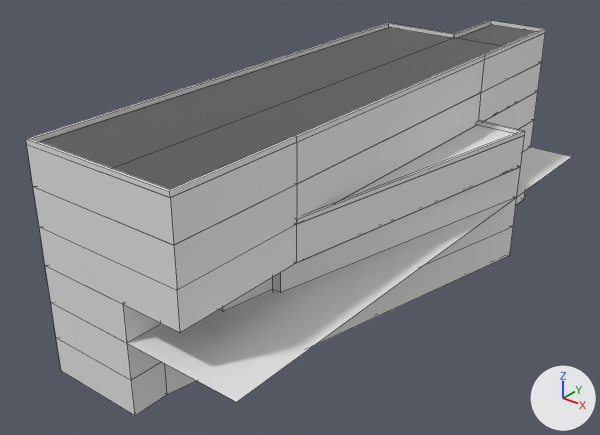
The FBX model Ecm/Assets/ECM/FBX/Batiments/batiment2.fbx, before and after one commit.
Camera for both pictures: a camera (50 mm lens) standing at (57.9, -161.2, 41.8) and looking at (4.9, -94.9, 0.7). The axes (+X, +Y, +Z) are drawn at lower right. The lights are the same throughout. Mesh edges are drawn as thin lines. Where no turn or scale is listed for an object, it has been applied to the vertices.

In view in the first picture: 'batiment2_level-1_wall', 'batiment2_level-2_wall', 'batiment2_level0_floor', 'batiment2_level0_wall', 'batiment2_level1_wall', 'batiment2_level2_floor', 'batiment2_level2_floor.002', 'batiment2_level2_wall', 'batiment2_level2_wall.001'.
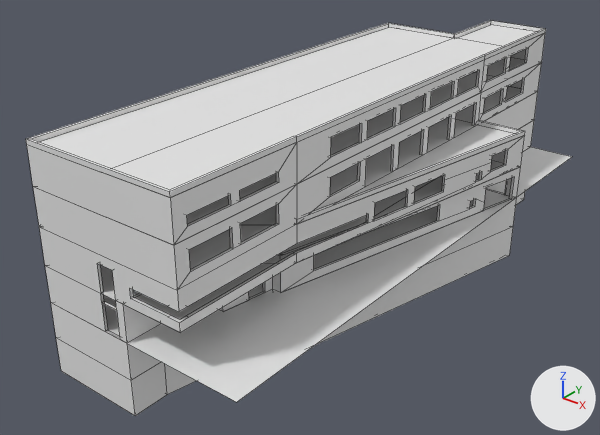
Edits to the bpy script that builds the scene:
```text
Change mat_toit:
    mat_toit.base_color: (0.102, 0.102, 0.102) -> (0.8, 0.8, 0.8)  # dark grey #5a5a5a -> white #e7e7e7
Change me_plane_121:
    used by ob_batiment2_level2_wall_001; location = (21.0, -56.0, 0.0)
    remove me_plane_121.from_pydata(...)  # 48 vertices, 48 faces; spans x -24.0..-6.0, y -67.0..0.0, z 12.0..16.5
    add me_plane_121.from_pydata(...)  # 172 vertices, 116 faces; spans x -24.0..-6.0, y -67.0..0.0, z 12.0..16.5
    me_plane_121 part 2
    8 faces are deleted
    124 vertices are added at x -24.0..-6.0, y -65.5..-5.0, z 13.0..15.0
    76 new faces join them
Change me_plane_120:
    used by ob_batiment2_level2_wall; location = (21.0, -56.0, 0.0)
    remove me_plane_120.from_pydata(...)  # 32 vertices, 32 faces; spans x -24.0..-6.0, y -67.0..0.0, z 8.0..12.0
    add me_plane_120.from_pydata(...)  # 171 vertices, 108 faces; spans x -24.0..-6.0, y -67.0..0.0, z 8.0..12.0
    me_plane_120 part 4: 75 vertices added at x -16.0..-6.0, y -47.0..-1.0, z 8.0..11.0
    me_plane_120 part 5: 16 vertices added at x -6.3..-6.0, y -65.5..-54.5, z 9.0..11.0
Change me_plane_118:
    used by ob_batiment2_level0_wall; location = (21.0, -56.0, 0.0)
    remove me_plane_118.from_pydata(...)  # 44 vertices, 44 faces; spans x -24.0..0.0, y -67.0..0.0, z 0.0..4.0
    add me_plane_118.from_pydata(...)  # 176 vertices, 124 faces; spans x -24.0..0.0, y -67.0..0.0, z 0.0..4.0
    me_plane_118 part 1: 4 vertices moved from x -12.2..-12.0, y -58.0..-57.7, z 0.0..4.0 to x -13.3..-13.0, y -58.0..-57.7, z 0.0..4.0; 70 vertices added at x -16.0..-0.2, y -67.0..-17.0, z 0.0..4.0
Change me_plane_119:
    used by ob_batiment2_level1_wall; location = (21.0, -56.0, 0.0)
    remove me_plane_119.from_pydata(...)  # 34 vertices, 34 faces; spans x -24.0..0.0, y -67.0..0.0, z 4.0..8.5
    add me_plane_119.from_pydata(...)  # 164 vertices, 98 faces; spans x -24.0..0.0, y -67.0..0.0, z 4.0..8.5
    me_plane_119 part 3: 72 vertices added at x -16.0..-0.5, y -67.0..-20.0, z 4.0..7.0
```

Where the change shows, as pixel boxes [x1, y1, x2, y2] in the pictures (600 x 435 px):
'batiment2_level2_floor.002', recoloured (grey to white): [39, 25, 535, 189] in both
part 1 of me_plane_118, built on: after [97, 173, 518, 343]
part 2 of me_plane_121, built on: [170, 33, 545, 245] in both
part 3 of me_plane_119, added: after [39, 135, 524, 333]
part 4 of me_plane_120, added: after [297, 62, 542, 219]
part 5 of me_plane_120, added: after [174, 184, 297, 290]
'batiment2_level2_floor', unchanged, uncovered by the edit: before [338, 125, 514, 202]; after [189, 86, 521, 269]
'batiment2_level1_floor.001', unchanged, uncovered by the edit: after [100, 160, 504, 320]
'batiment2_level2_floor.001', unchanged, uncovered by the edit: after [187, 58, 524, 224]
